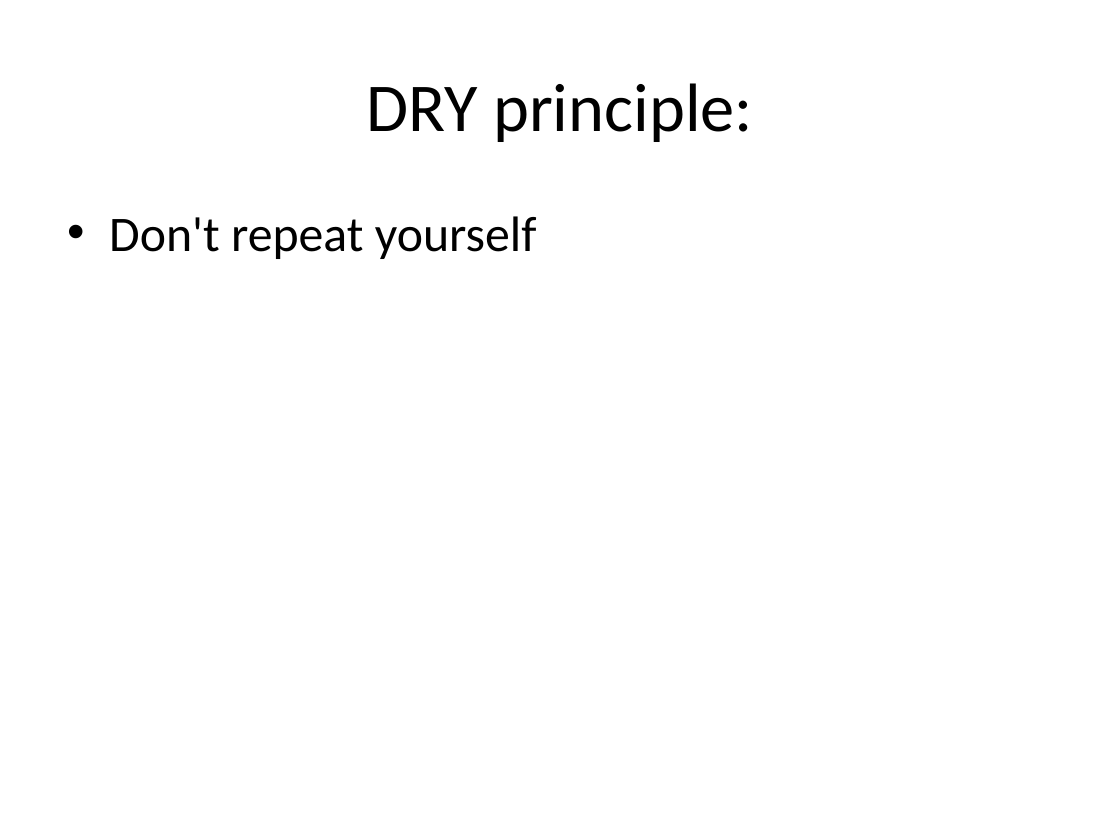
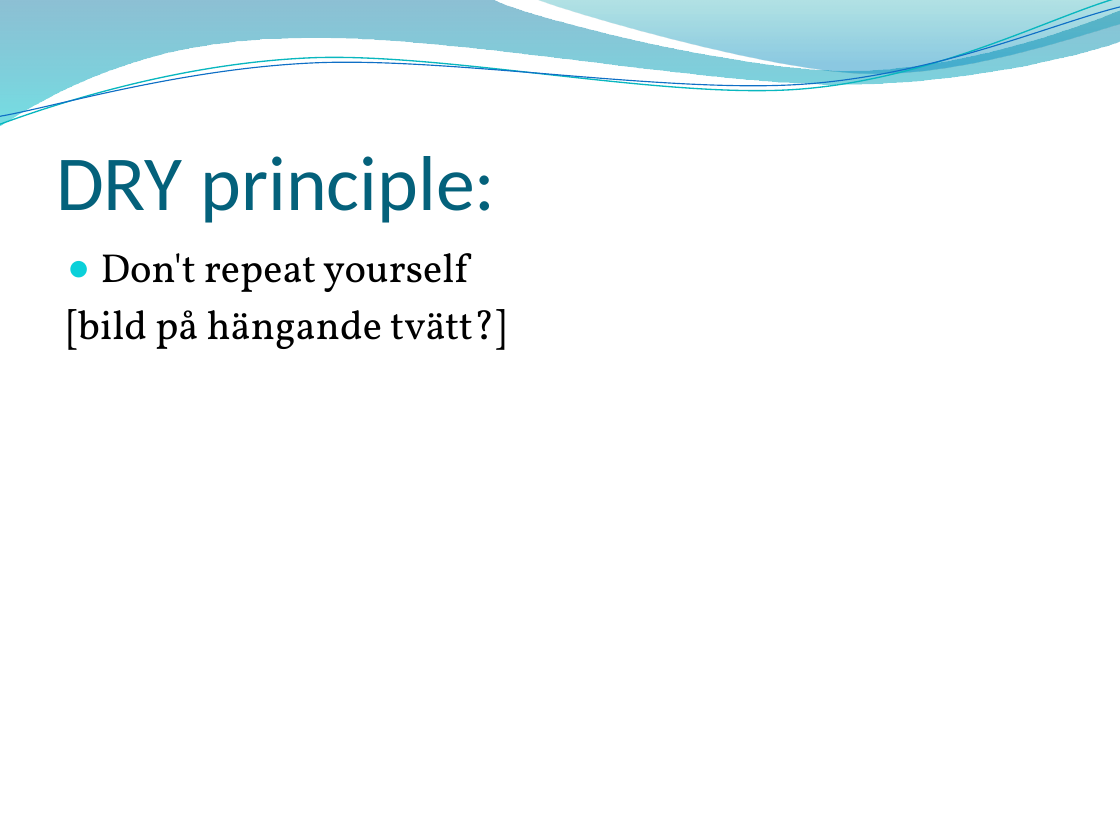
Before and after one commit to me97esn/groovyseminarium, a slide deck: slide 57 of groovyseminarie/dokument/groovyseminarium_source.pptx (slide 59 before the commit). Drawn at 1120x840 pixels with LibreOffice and Linux fonts; fonts in the diff are those of the drawing; background and template pictures are left out. Boxes give left, top, right and bottom in pixels: in the first picture for what was removed or moved away, otherwise in the second. Text is boxed around its words. In the diff, an @@ line names an element or a change of style, - is before the commit and + after.

```diff
--- a/groovyseminarie/dokument/groovyseminarium_source.pptx
+++ b/groovyseminarie/dokument/groovyseminarium_source.pptx
@@ freeform shape added at bbox=[0, 0, 1120, 127], fill gradient #0074A1 to #00C6CF @@
@@ freeform shape added at bbox=[0, 0, 1120, 131], outline #0AB8BF 0.85 pt @@
@@ freeform shape added at bbox=[0, 7, 1120, 125], outline #0F6FC6 0.75 pt @@
@@ freeform shape added at bbox=[536, 0, 1120, 77], fill gradient #00A1A9 to #008BBF @@
@@ title "DRY principle:": place and size @@
-title "DRY principle:" at bbox=[366, 83, 753, 142]
+title "DRY principle:" at bbox=[56, 156, 495, 223]
@@ title "DRY principle:" at bbox=[56, 156, 495, 223]: size 44 to 50 pt, text colour #000000 to #04617B; alignment centre to left; vertical alignment middle to bottom @@
@@ text "Don't repeat yourself": place and size @@
-text "Don't repeat yourself" at bbox=[109, 216, 537, 259]
+text "Don't repeat yourself" at bbox=[67, 253, 506, 350]
@@ text at bbox=[101, 253, 468, 292]: size 32 to 26 pt, font Calibri to Vollkorn in "Don't repeat yourself"; bullet • to ●; less space between paragraphs @@
@@ text at bbox=[67, 309, 506, 350]: paragraph added @@
+[bild på hängande tvätt?]
```
Also in this commit, not shown: 56 other slides changed, 3 slides added, 5 slides removed, 3 other files.
